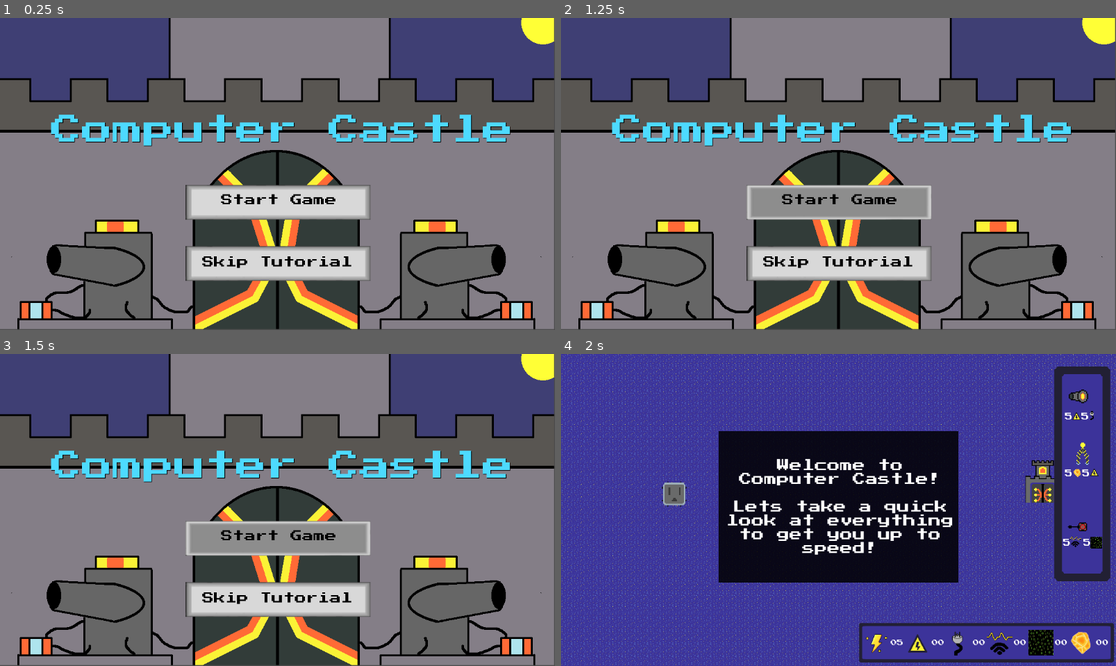
Above: before the commit, frames 1-4 (two rows, left to right).
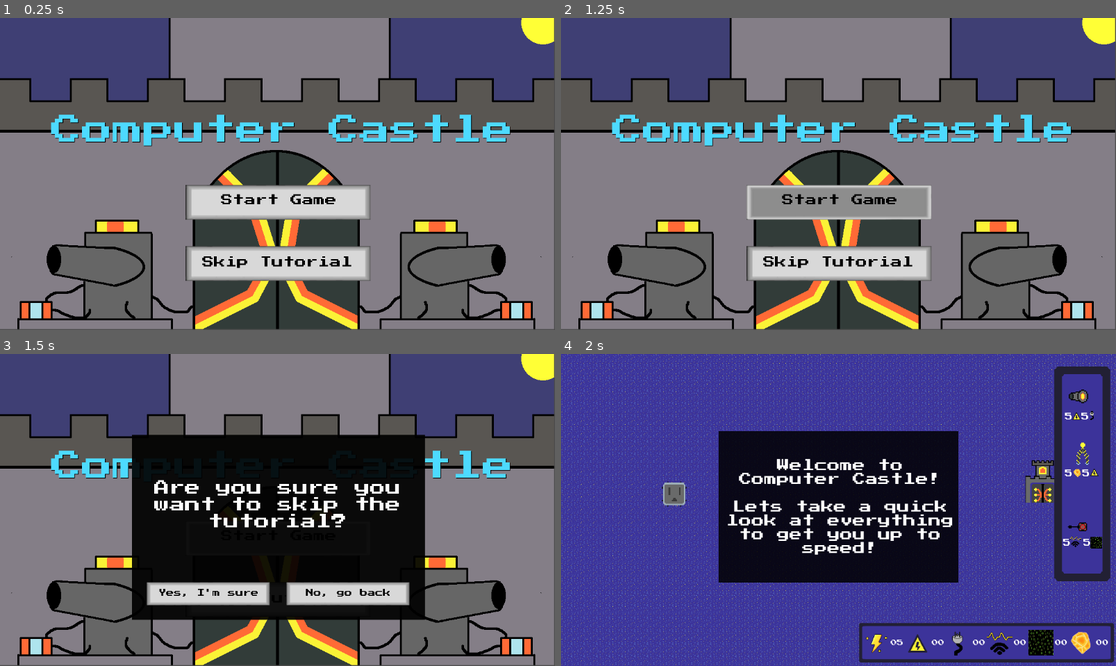
Above: after the commit, the same moments.

Repository: CalebJoines/Computer-Castle
Game: Godot game, scene res://Scenes/TitleScreen.tscn
Same seed, same stepped clock (60 frames per second), same inputs: the game is played once before the commit and once after it. Sound files missing from this copy of the repository are replaced by a short silence.
Inputs (mouse positions are in pixels of both pictures, inside the frame that each line leads up to):
- Up to frame 1 (0.25 s): no input
- Up to frame 2 (1.25 s): tap Enter at 0.5 s; drag from (838, 202) to (894, 105) at 0.52 s
- Up to frame 3 (1.5 s): tap Space at 1.25 s; drag from (277, 600) to (249, 572) at 1.27 s
- Up to frame 4 (2 s): no input

Frames 1-2 are identical in both runs. In frame 3, 29% of the frame differs, in the area x 23-77%, y 25-86%; in frame 4, nothing differs.

Commit message:
Added an are you sure? popup before skipping tutorial

Diff:
--- a/computer-castle-/Scenes/TitleScreen.tscn
+++ b/computer-castle-/Scenes/TitleScreen.tscn
@@ -13,6 +13,14 @@
 atlas = ExtResource("3_i5sur")
 region = Rect2(0, 48, 256, 48)
 
+[sub_resource type="AtlasTexture" id="AtlasTexture_n15yj"]
+atlas = ExtResource("3_i5sur")
+region = Rect2(0, 48, 256, 48)
+
+[sub_resource type="AtlasTexture" id="AtlasTexture_emot1"]
+atlas = ExtResource("3_i5sur")
+region = Rect2(0, 0, 256, 48)
+
 [sub_resource type="SpriteFrames" id="SpriteFrames_w0bu5"]
 animations = [{
 "frames": [{
@@ -25,12 +33,25 @@
 "loop": false,
 "name": &"Clicked",
 "speed": 5.0
+}, {
+"frames": [{
+"duration": 1.0,
+"texture": SubResource("AtlasTexture_n15yj")
+}, {
+"duration": 1.0,
+"texture": SubResource("AtlasTexture_emot1")
+}],
+"loop": false,
+"name": &"Unclicked",
+"speed": 5.0
 }]
 
 [sub_resource type="RectangleShape2D" id="RectangleShape2D_fhl4r"]
 size = Vector2(256, 48)
 
-[node name="WinScene" type="Node2D" unique_id=108959778]
+[sub_resource type="CanvasTexture" id="CanvasTexture_n15yj"]
+
+[node name="Title" type="Node2D" unique_id=108959778]
 
 [node name="Camera2D" type="Camera2D" parent="." unique_id=574298421]
 position = Vector2(576, 328)
@@ -94,12 +115,85 @@
 theme_override_fonts/font = ExtResource("1_n15yj")
 text = "Skip Tutorial"
 
-[node name="Area2d_Skip" type="Area2D" parent="SkipButton" unique_id=187174736]
+[node name="SkipTutorial" type="Area2D" parent="SkipButton" unique_id=187174736]
 position = Vector2(352, 104)
 
-[node name="CollisionSkip" type="CollisionShape2D" parent="SkipButton/Area2d_Skip" unique_id=2141229732]
+[node name="CollisionSkip" type="CollisionShape2D" parent="SkipButton/SkipTutorial" unique_id=2141229732]
 position = Vector2(-352.6667, -104)
 shape = SubResource("RectangleShape2D_fhl4r")
 
+[node name="Are you sure?" type="TextureRect" parent="." unique_id=2038162088]
+unique_name_in_owner = true
+visible = false
+self_modulate = Color(0, 0, 0, 0.92156863)
+offset_left = 274.0
+offset_top = 172.0
+offset_right = 882.0
+offset_bottom = 556.0
+texture = SubResource("CanvasTexture_n15yj")
+
+[node name="Label" type="Label" parent="Are you sure?" unique_id=653545273]
+texture_filter = 1
+layout_mode = 0
+offset_right = 605.0
+offset_bottom = 291.0
+theme_override_colors/font_color = Color(1, 1, 1, 1)
+theme_override_fonts/font = ExtResource("1_n15yj")
+theme_override_font_sizes/font_size = 32
+text = "Are you sure you want to skip the tutorial?"
+horizontal_alignment = 1
+vertical_alignment = 1
+autowrap_mode = 2
+
+[node name="Yes_Skip" type="AnimatedSprite2D" parent="Are you sure?" unique_id=893862397]
+unique_name_in_owner = true
+z_index = 3
+position = Vector2(158, 330)
+sprite_frames = SubResource("SpriteFrames_w0bu5")
+animation = &"Clicked"
+
+[node name="YSkip" type="Label" parent="Are you sure?/Yes_Skip" unique_id=914509253]
+texture_filter = 1
+offset_left = -102.66666
+offset_top = -10.0
+offset_right = 105.33334
+offset_bottom = 13.0
+theme_override_colors/font_color = Color(0, 0, 0, 1)
+theme_override_fonts/font = ExtResource("1_n15yj")
+text = "Yes, I'm sure"
+
+[node name="Area2d_Skip" type="Area2D" parent="Are you sure?/Yes_Skip" unique_id=1612361400]
+position = Vector2(352, 104)
+
+[node name="YCollisionSkip" type="CollisionShape2D" parent="Are you sure?/Yes_Skip/Area2d_Skip" unique_id=1511893831]
+position = Vector2(-352.6667, -104.66667)
+shape = SubResource("RectangleShape2D_fhl4r")
+
+[node name="No_Don\'t" type="AnimatedSprite2D" parent="Are you sure?" unique_id=1653657270]
+unique_name_in_owner = true
+z_index = 3
+position = Vector2(448, 330)
+sprite_frames = SubResource("SpriteFrames_w0bu5")
+animation = &"Clicked"
+
+[node name="NSkip" type="Label" parent="Are you sure?/No_Don\'t" unique_id=1057998592]
+texture_filter = 1
+offset_left = -102.66666
+offset_top = -10.0
+offset_right = 105.33334
+offset_bottom = 13.0
+theme_override_colors/font_color = Color(0, 0, 0, 1)
+theme_override_fonts/font = ExtResource("1_n15yj")
+text = " No, go back"
+
+[node name="Area2d_Don\'tSkip" type="Area2D" parent="Are you sure?/No_Don\'t" unique_id=2141458542]
+position = Vector2(352, 104)
+
+[node name="YCollisionSkip" type="CollisionShape2D" parent="Are you sure?/No_Don\'t/Area2d_Don\'tSkip" unique_id=1755022419]
+position = Vector2(-352.6667, -104.66667)
+shape = SubResource("RectangleShape2D_fhl4r")
+
 [connection signal="input_event" from="StartButton/Area2d_Submit" to="SkipButton" method="_on_area_2d_submit_input_event"]
-[connection signal="input_event" from="SkipButton/Area2d_Skip" to="SkipButton" method="_on_area_2d_skip_input_event"]
+[connection signal="input_event" from="SkipButton/SkipTutorial" to="SkipButton" method="_on_skip_tutorial_input_event"]
+[connection signal="input_event" from="Are you sure?/Yes_Skip/Area2d_Skip" to="SkipButton" method="_on_area_2d_skip_input_event"]
+[connection signal="input_event" from="Are you sure?/No_Don\'t/Area2d_Don\'tSkip" to="SkipButton" method="_on_area_2d_dont_skip_input_event"]
--- a/computer-castle-/Scripts/skiptutorial.gd
+++ b/computer-castle-/Scripts/skiptutorial.gd
@@ -3,6 +3,9 @@
 @onready var scenepath: String = "res://Scenes/Tutorial/towercutscene.tscn"
 @onready var start= %StartButton
 @onready var skip = %SkipButton
+@onready var yesSkip= %Yes_Skip
+@onready var noDont= %"No_Don't"
+@onready var popup= %"Are you sure?"
 var sound= {
 	"click": preload("res://Audio/Sound_effects/Question_SFX/CorrectDing.mp3")}
 
@@ -15,22 +18,41 @@
 
 
 
+
 func _on_area_2d_skip_input_event(viewport: Node, event: InputEvent, shape_idx: int) -> void:
 	if event is InputEventMouseButton and event.button_index == MOUSE_BUTTON_LEFT:
 		if event.pressed:
 			playsound("click")
-			skip.play("Clicked")
+			yesSkip.play("Clicked")
 			ResourceManager.exit_tutorial()
 			await get_tree().create_timer(1).timeout
 			get_tree().change_scene_to_file(skippath)
 
 
 
-
 func _on_area_2d_submit_input_event(viewport: Node, event: InputEvent, shape_idx: int) -> void:
-	if event is InputEventMouseButton and event.button_index == MOUSE_BUTTON_LEFT:
+	if event is InputEventMouseButton and event.button_index == MOUSE_BUTTON_LEFT and popup.visible == false:
 		if event.pressed:
 			playsound("click")
 			start.play("Clicked")
 			await get_tree().create_timer(1).timeout
 			get_tree().change_scene_to_file(scenepath)
+
+
+func _on_skip_tutorial_input_event(viewport: Node, event: InputEvent, shape_idx: int) -> void:
+	if event is InputEventMouseButton and event.button_index == MOUSE_BUTTON_LEFT and popup.visible == false:
+		if event.pressed:
+			playsound("click")
+			skip.play("Clicked")
+			popup.visible=true
+
+
+func _on_area_2d_dont_skip_input_event(viewport: Node, event: InputEvent, shape_idx: int) -> void:
+	if event is InputEventMouseButton and event.button_index == MOUSE_BUTTON_LEFT:
+		if event.pressed:
+			playsound("click")
+			noDont.play("Clicked")
+			skip.play("Unclicked")
+			await get_tree().create_timer(0.5).timeout
+			noDont.play("Unclicked")
+			popup.visible=false
